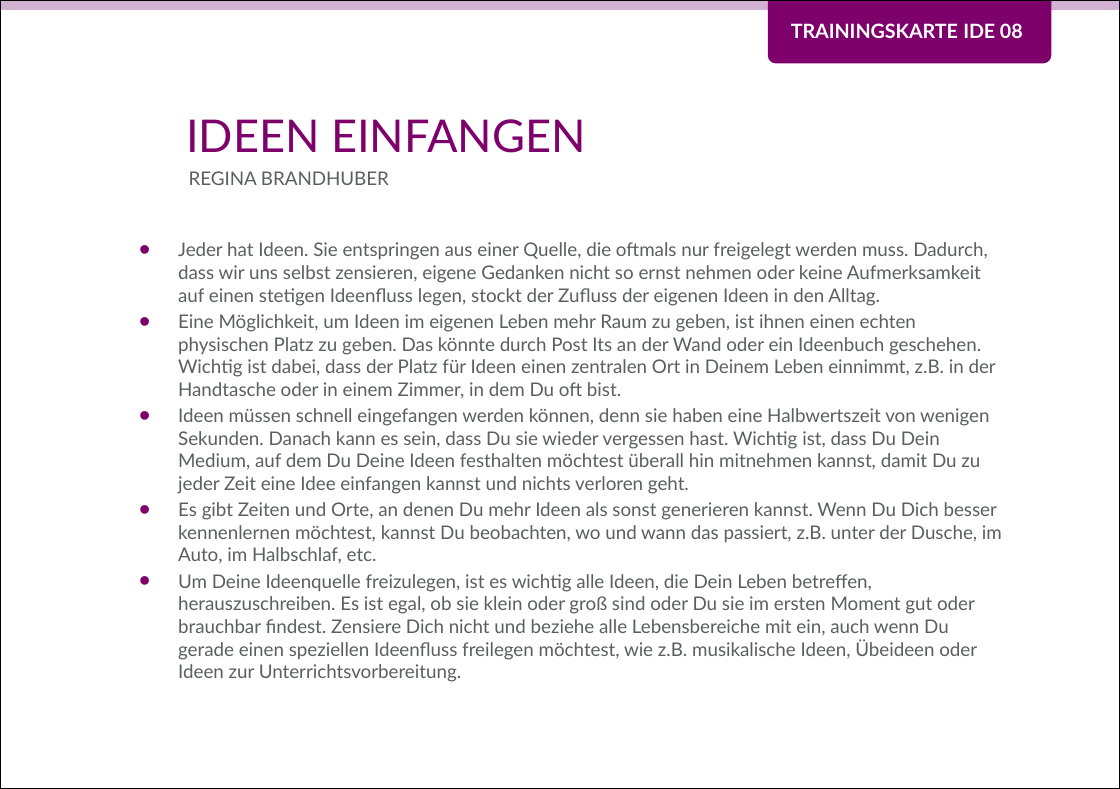
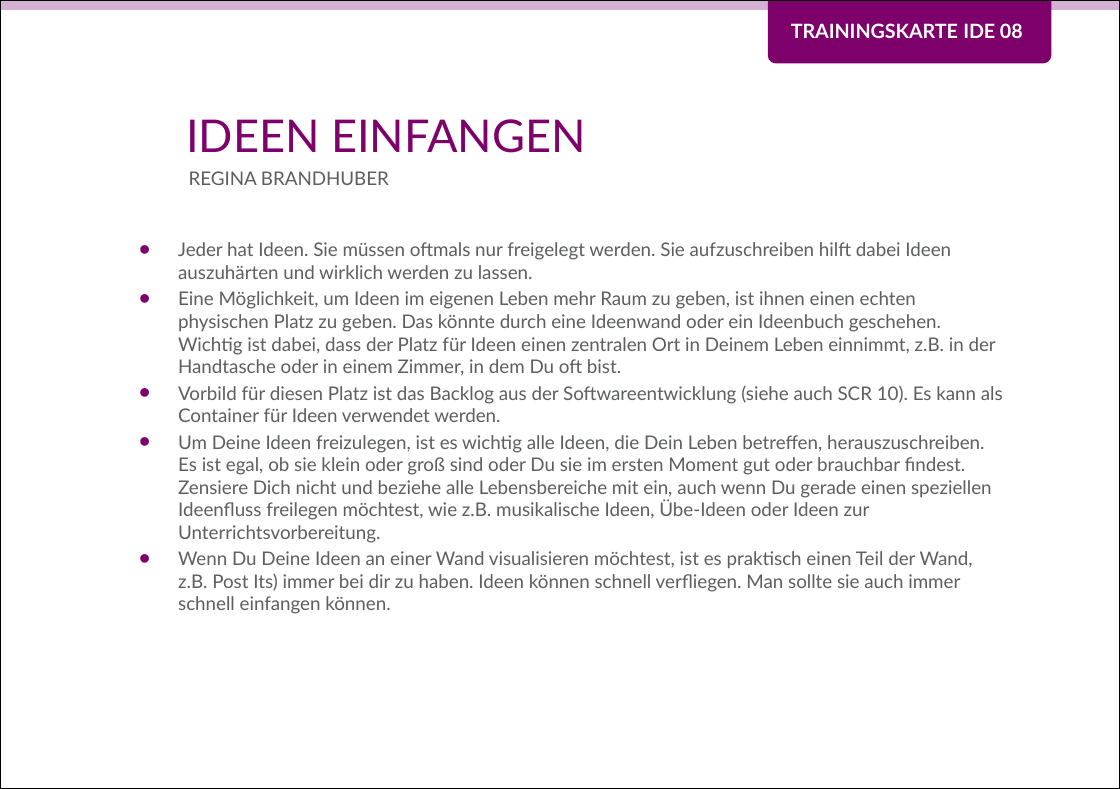
Before and after one commit to Teamtool/training-materials, a slide deck: slide 1 of training-cards/music moves/Ideas (IDE)/ger/apprentice/ger_IDE_08_Ideen_einfangen_MM_A.pptx. Drawn at 1120x789 pixels with LibreOffice and Linux fonts; fonts in the diff are those of the drawing; background and template pictures are left out. Boxes give left, top, right and bottom in pixels: in the first picture for what was removed or moved away, otherwise in the second. Text is boxed around its words. In the diff, an @@ line names an element or a change of style, - is before the commit and + after.

Commit message:
IDE 08
Backlog mit eingearbeitet und für Promotion tauglicher gemacht.

```diff
--- a/training-cards/music moves/Ideas (IDE)/ger/apprentice/ger_IDE_08_Ideen_einfangen_MM_A.pptx
+++ b/training-cards/music moves/Ideas (IDE)/ger/apprentice/ger_IDE_08_Ideen_einfangen_MM_A.pptx
@@ text at <box>178,242,1003,614</box>: text changed @@
-• Jeder hat Ideen. Sie entspringen aus einer Quelle, die oftmals nur freigelegt werden muss. Dadurch, dass wir uns selbst zensieren, eigene Gedanken nicht so ernst nehmen oder keine Aufmerksamkeit auf einen stetigen Ideenfluss legen, stockt der Zufluss der eigenen Ideen in den Alltag.
-• Eine Möglichkeit, um Ideen im eigenen Leben mehr Raum zu geben, ist ihnen einen echten physischen Platz zu geben. Das könnte durch Post Its an der Wand oder ein Ideenbuch geschehen. Wichtig ist dabei, dass der Platz für Ideen einen zentralen Ort in Deinem Leben einnimmt, z.B. in der Handtasche oder in einem Zimmer, in dem Du oft bist.
-• Ideen müssen schnell eingefangen werden können, denn sie haben eine Halbwertszeit von wenigen Sekunden. Danach kann es sein, dass Du sie wieder vergessen hast. Wichtig ist, dass Du Dein Medium, auf dem Du Deine Ideen festhalten möchtest überall hin mitnehmen kannst, damit Du zu jeder Zeit eine Idee einfangen kannst und nichts verloren geht.
-• Es gibt Zeiten und Orte, an denen Du mehr Ideen als sonst generieren kannst. Wenn Du Dich besser kennenlernen möchtest, kannst Du beobachten, wo und wann das passiert, z.B. unter der Dusche, im Auto, im Halbschlaf, etc.
-• Um Deine Ideenquelle freizulegen, ist es wichtig alle Ideen, die Dein Leben betreffen, herauszuschreiben. Es ist egal, ob sie klein oder groß sind oder Du sie im ersten Moment gut oder brauchbar findest. Zensiere Dich nicht und beziehe alle Lebensbereiche mit ein, auch wenn Du gerade einen speziellen Ideenfluss freilegen möchtest, wie z.B. musikalische Ideen, Übeideen oder Ideen zur Unterrichtsvorbereitung.
+• Jeder hat Ideen. Sie müssen oftmals nur freigelegt werden. Sie aufzuschreiben hilft dabei Ideen auszuhärten und wirklich werden zu lassen.
+• Eine Möglichkeit, um Ideen im eigenen Leben mehr Raum zu geben, ist ihnen einen echten physischen Platz zu geben. Das könnte durch eine Ideenwand oder ein Ideenbuch geschehen. Wichtig ist dabei, dass der Platz für Ideen einen zentralen Ort in Deinem Leben einnimmt, z.B. in der Handtasche oder in einem Zimmer, in dem Du oft bist.
+• Vorbild für diesen Platz ist das Backlog aus der Softwareentwicklung (siehe auch SCR 10). Es kann als Container für Ideen verwendet werden.
+• Um Deine Ideen freizulegen, ist es wichtig alle Ideen, die Dein Leben betreffen, herauszuschreiben. Es ist egal, ob sie klein oder groß sind oder Du sie im ersten Moment gut oder brauchbar findest. Zensiere Dich nicht und beziehe alle Lebensbereiche mit ein, auch wenn Du gerade einen speziellen Ideenfluss freilegen möchtest, wie z.B. musikalische Ideen, Übe-Ideen oder Ideen zur Unterrichtsvorbereitung.
+• Wenn Du Deine Ideen an einer Wand visualisieren möchtest, ist es praktisch einen Teil der Wand, z.B. Post Its) immer bei dir zu haben. Ideen können schnell verfliegen. Man sollte sie auch immer schnell einfangen können.
```
Also in this commit, not shown: 1 other slide changed, 1 other file.
